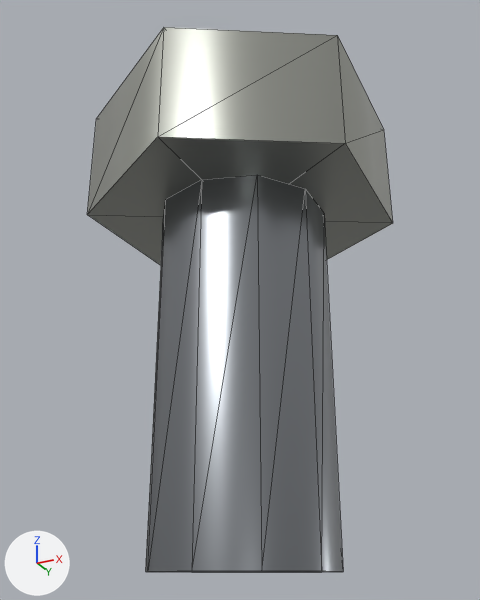
The glTF model public/parts/case-right-bolt.glb: old version first, new version second.
The view is the same before and after, from a camera (50 mm lens) standing at (42.8, 78.2, 97.1) and looking at (30.1, 103.7, 108.6). The axes (+X, +Y, +Z) are drawn at lower left. The lights are the same throughout. The picture after the commit comes second. Mesh edges are drawn as thin lines. Where no turn or scale is listed for an object, it has been applied to the vertices. Vertices at exactly the same position are counted once.
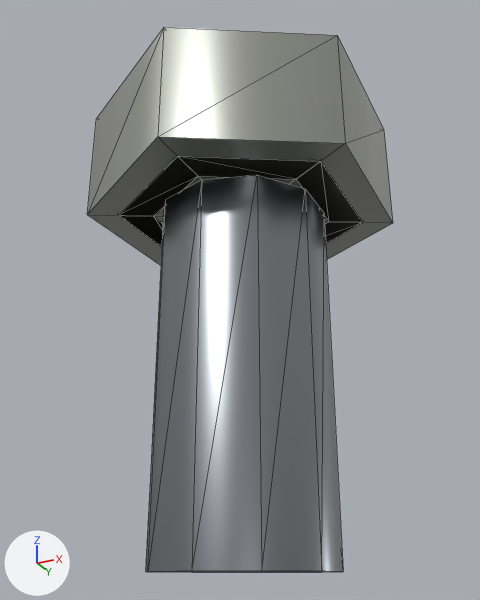
The newer file is also turned or shifted as a whole; pictures and numbers use the older file's frame.

Pixel boxes (x1, y1, x2, y2) of what changed, in the pictures (480 x 600 px):
part 1 of me_mesh_0, added: after (119, 157, 362, 245)

The change, as a diff of the scene's bpy script:
```diff
--- a/public/parts/case-right-bolt.glb.py
+++ b/public/parts/case-right-bolt.glb.py
@@ me_mesh_0 @@
 # used by ob_mesh_0; location = (30.0, 104.0, 115.8)
-me_mesh_0.from_pydata(...)  # 14 vertices, 24 faces; spans x -6.5..6.5, y -7.5..7.5, z -2.8..2.8
+me_mesh_0.from_pydata(...)  # 38 vertices, 60 faces; spans x -6.5..6.5, y -7.5..7.5, z -2.8..2.8
+# me_mesh_0 part 1: a new loose piece of 24 vertices spanning x -5.6..5.6, y -6.5..6.5, z -2.8..-1.7, in mat_zincplate (grey #b4b6ae)
 me_mesh_0.materials.append(mat_zincplate)
```
